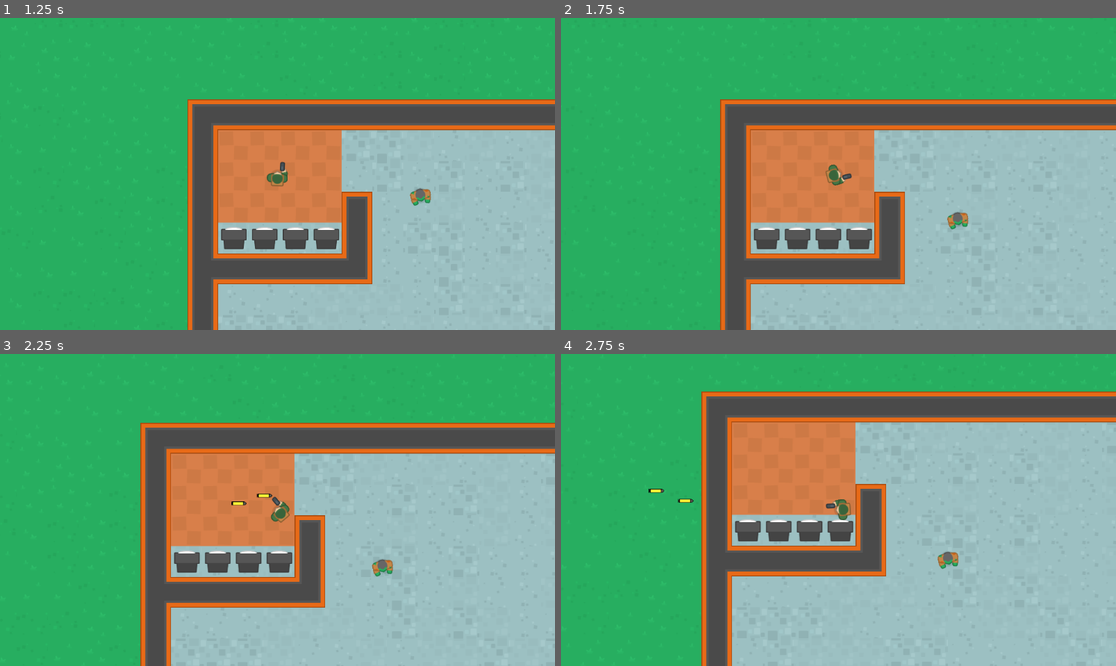
Above: before the commit, frames 1-4 (two rows, left to right).
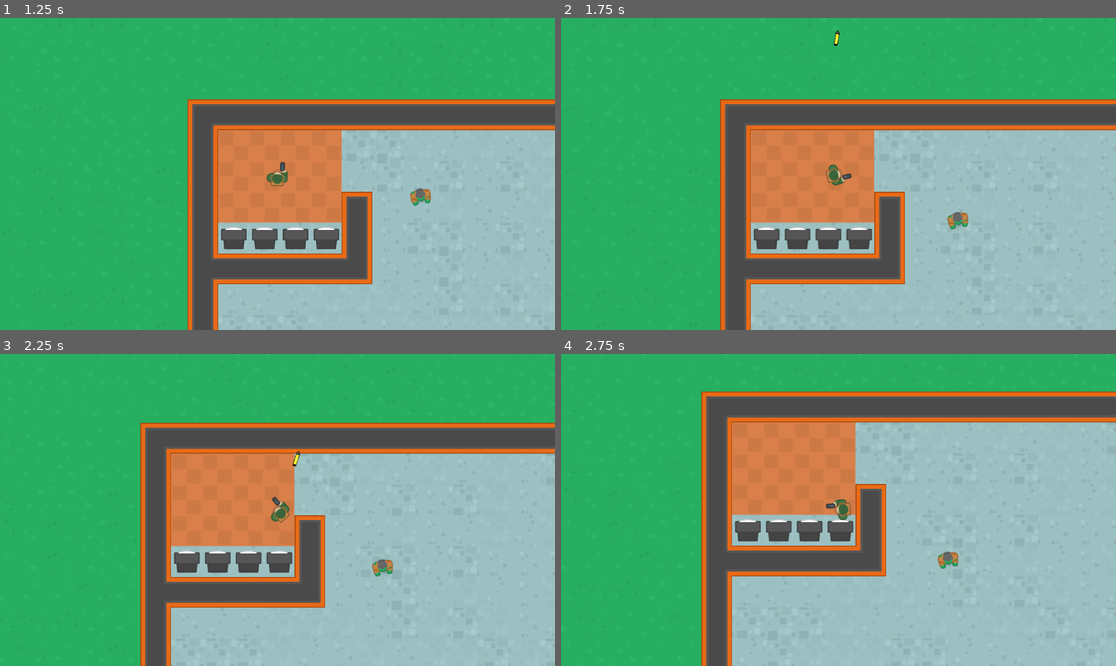
Above: after the commit, the same moments.

Repository: hamzissa/My-Project
Game: Godot game, scene res://Scenes/menu/menu.tscn
Same seed, same stepped clock (60 frames per second), same inputs: the game is played once before the commit and once after it.
Inputs (mouse positions are in pixels of both pictures, inside the frame that each line leads up to):
- Up to frame 1 (1.25 s): click "Start" at 0.5 s
- Up to frame 2 (1.75 s): move the mouse to (960, 158) at 1.27 s; press the mouse at (960, 158) at 1.28 s; hold D (right) from 1.28 s (still down)
- Up to frame 3 (2.25 s): move the mouse to (166, 525) at 2.02 s; release D (right) at 2.03 s; release the mouse at (166, 525) at 2.03 s; hold S (down) from 2.03 s (still down); click (166, 525) at 2.1 s
- Up to frame 4 (2.75 s): keep holding S (down)

Frame 1 is identical in both runs. In frame 2, less than 0.1% of the frame differs, in the area x 49-51%, y 4-9%; in frame 3, 0.1%, in the area x 41-55%, y 31-49%; in frame 4, less than 0.1%.

Commit message:
kill zombies

Diff:
--- a/my project/Scenes/bullet/bullet.gd
+++ b/my project/Scenes/bullet/bullet.gd
@@ -1,7 +1,12 @@
 extends Area2D
+class_name bullet
 
 @export var speed = 10
 var direction = Vector2.ZERO
+@onready var kill_timer = $KillTimer
+
+func _ready():
+	kill_timer.start()
 
 func _physics_process(delta: float) -> void:
 	if direction != Vector2.ZERO:
@@ -10,3 +15,14 @@
 
 func set_direction(direction: Vector2):
 	self.direction = direction
+	rotation += direction.angle()
+
+
+func _on_kill_timer_timeout():
+	queue_free() # Replace with function body.
+
+
+func _on_body_entered(body):
+	if body.has_method("handle_hit"):
+		body.handle_hit()
+		queue_free()
--- a/my project/Scenes/bullet/bullet.tscn
+++ b/my project/Scenes/bullet/bullet.tscn
@@ -14,3 +14,10 @@
 
 [node name="Sprite2D" type="Sprite2D" parent="."]
 texture = ExtResource("1_2nlv6")
+
+[node name="KillTimer" type="Timer" parent="."]
+wait_time = 2.0
+one_shot = true
+
+[connection signal="body_entered" from="." to="." method="_on_body_entered"]
+[connection signal="timeout" from="KillTimer" to="." method="_on_kill_timer_timeout"]
--- a/my project/Scenes/player/player.gd
+++ b/my project/Scenes/player/player.gd
@@ -8,11 +8,13 @@
 const mouse_speed = 5
 @export var bullet :PackedScene
 @onready var end_of_gun = $EndOfGun
+@onready var gun_direction = $gun_direction
+
 signal player_fired_bullet(bullet,position, direction)
 
 #direction mouse is pointing towards
 var mouse_direct
-
+var health = 100
 # Called when the node enters the scene tree for the first time.
 func _ready():
 	pass # Replace with function body.
@@ -39,7 +41,7 @@
 	mouse_direct = (get_global_mouse_position() - global_position).angle()
 
 func _unhandled_input(event):
-	if event.is_action_released("shoot"):
+	if event.is_action_pressed("shoot"):
 		printerr("click")
 		shoot()
 
@@ -49,7 +51,12 @@
 	#add_child(bullet_instance)
 	printerr("shoot")
 	#bullet_instance.global_position = end_of_gun.global_position
-	var target = get_global_mouse_position()
-	var direction_to_mouse = end_of_gun.global_position.direction_to(target).normalized()
+	#var target = get_global_mouse_position()
+	#var direction_to_mouse = end_of_gun.global_position.direction_to(target).normalized()
 	#bullet_instance.set_direction(direction_to_mouse)
-	emit_signal("player_fired_bullet", bullet_instance, end_of_gun.global_position,direction_to_mouse)
+	var direction = (gun_direction.global_position - end_of_gun.global_position).normalized()
+	emit_signal("player_fired_bullet", bullet_instance, end_of_gun.global_position,direction)
+
+func handle_hit():
+	health -= 20
+	print("player hit!", health)
--- a/my project/Scenes/player/player.tscn
+++ b/my project/Scenes/player/player.tscn
@@ -23,3 +23,6 @@
 
 [node name="EndOfGun" type="Marker2D" parent="."]
 position = Vector2(27, 10)
+
+[node name="gun_direction" type="Marker2D" parent="."]
+position = Vector2(37, 10)
--- a/my project/Scenes/zombie/zombie.gd
+++ b/my project/Scenes/zombie/zombie.gd
@@ -9,9 +9,15 @@
 @export var walking = 2
 @export var nav_pos = 2
 @export var nav_target: Node2D
-
+var health = 100
 
 @export var speed = 90
 # Called when the node enters the scene tree for the first time.
 func _ready():
 	ai.initilize(self)
+
+func handle_hit():
+	health -= 20
+	print("enemy hit!", health)
+	if health<= 0:
+		queue_free()
